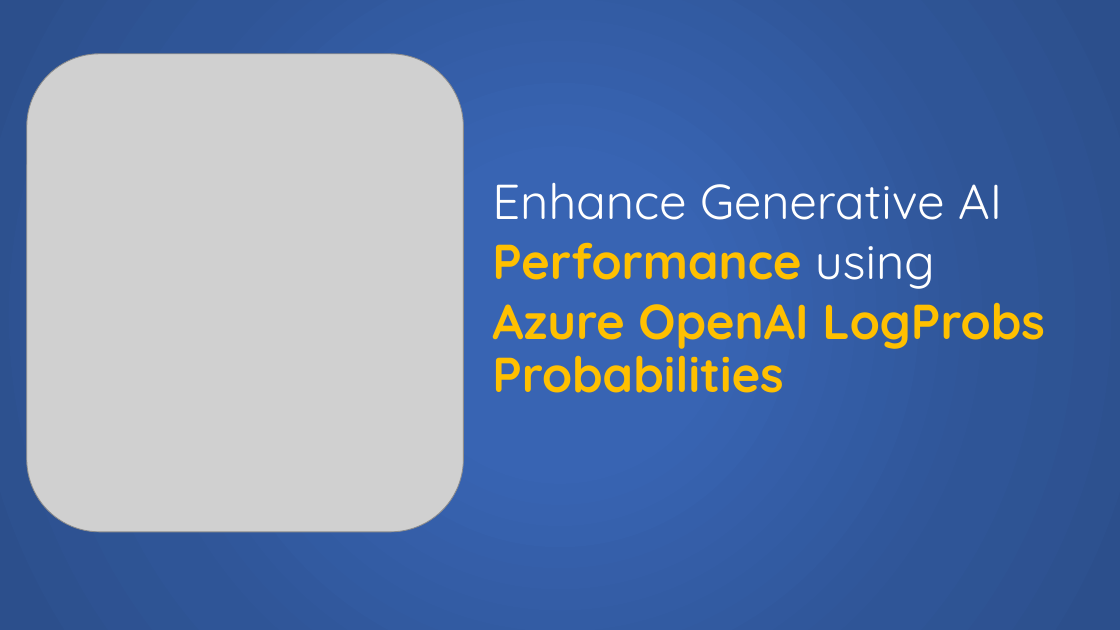
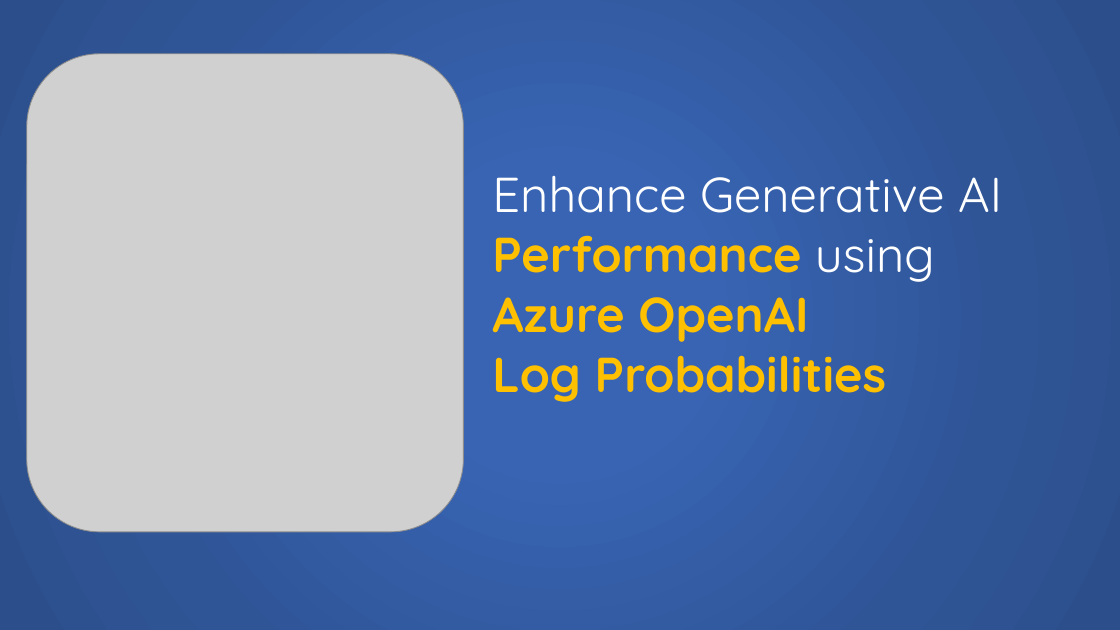
Before and after one commit to bartczernicki/AzureOpenAILogProbs, a slide deck: slide 3 of AzureOpenAILogProbs/Images/AzureOpenAILogProbs.pptx. Drawn at 1120x630 pixels with LibreOffice and Linux fonts; fonts in the diff are those of the drawing; grey boxes stand for pictures. Boxes give left, top, right and bottom in pixels: in the first picture for what was removed or moved away, otherwise in the second. Text is boxed around its words. In the diff, an @@ line names an element or a change of style, - is before the commit and + after.

```diff
--- a/AzureOpenAILogProbs/Images/AzureOpenAILogProbs.pptx
+++ b/AzureOpenAILogProbs/Images/AzureOpenAILogProbs.pptx
@@ text at [492, 297, 886, 402]: text changed @@
-Azure OpenAI LogProbs Probabilities
+Azure OpenAI
+Log Probabilities
```
Also in this commit, not shown: 1 other file.
